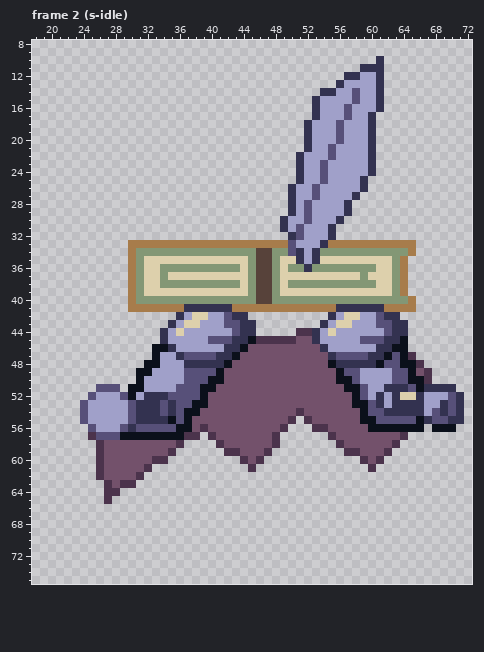
Two versions of one pixel-art file, art/enemy-astral-1.aseprite. That is the earlier state.
96x96 pixels, 128 frames. Shown: frame 2 (s-idle): x 18..72, y 8..75. The commit also changed other frames, which this record leaves out.
The result:
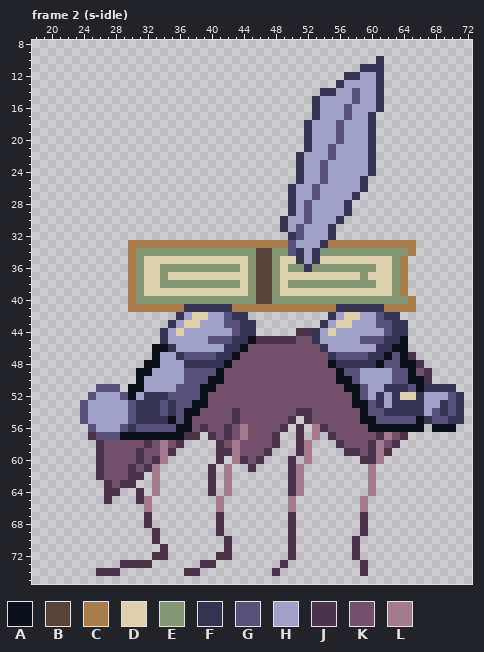
Palette (. is transparent): A #0b101b  B #57423a  C #a77c4b  D #ddd0ac  E #839775  F #333250  G #575079  H #a0a0c9  J #4b334c  K #73516b  L #a47b8c
What changed:
Frame 2 (s-idle), layer "ink":
The author put colour J in rows 56 to 58 at x 51; in row 59 at x 41 and 51; in row 60 at x 41 and 50; in rows 61 to 63 at x 40 and 50; in row 64 at x 31, 40 and 50; in row 65 at x 31.
The author put colour J in rows 67 to 68 at x 32, 41, 50 and 59; in row 69 at x 33, 41, 50 and 59; in row 70 at x 33, 42, 50 and 58; in row 71 at x 34, 42, 50 and 58; in row 72 at x 33 to 34, 41 to 42, 50 and 58; in row 73 at x 29 to 32, 39 to 40, 49 and 59.
The author put colour J in row 74 at x 26 to 28, 37 to 38, 48 and 59.
Colour K becomes colour J in row 54 at x 43 and 52; in row 55 at x 43; in row 56 at x 42; in row 57 at x 42 and 61; in row 58 at x 32 and 60; in rows 59 to 60 at x 31 and 60.
Colour K becomes colour J in rows 61 to 62 at x 30.
The author put colour L in row 57 at x 53; in rows 58 to 59 at x 52; in row 60 at x 43 and 52; in row 61 at x 33, 42 and 51; in rows 62 to 64 at x 33, 42, 51 and 60; in rows 65 to 66 at x 32, 41, 50 and 59.
Colour J becomes colour L in row 56 at x 53; in row 59 at x 43; in row 60 at x 34 and 61; in row 61 at x 60.
Colour K becomes colour L in row 56 at x 44; in row 57 at x 44 and 62; in row 58 at x 34, 43 and 61; in row 59 at x 34 and 61.
Where, in picture pixels (left, top, right, bottom), the same in both pictures:
changed: (96, 408, 248, 576)
changed: (272, 408, 320, 576)
changed: (352, 432, 392, 576)
